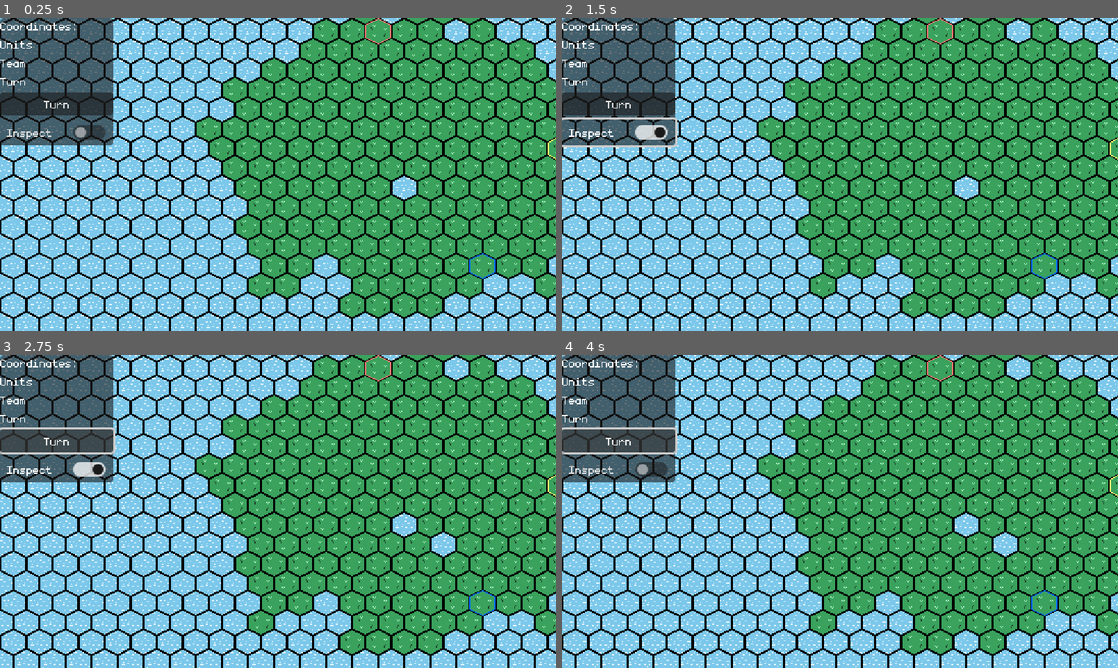
Above: before the commit, frames 1-4 (two rows, left to right).
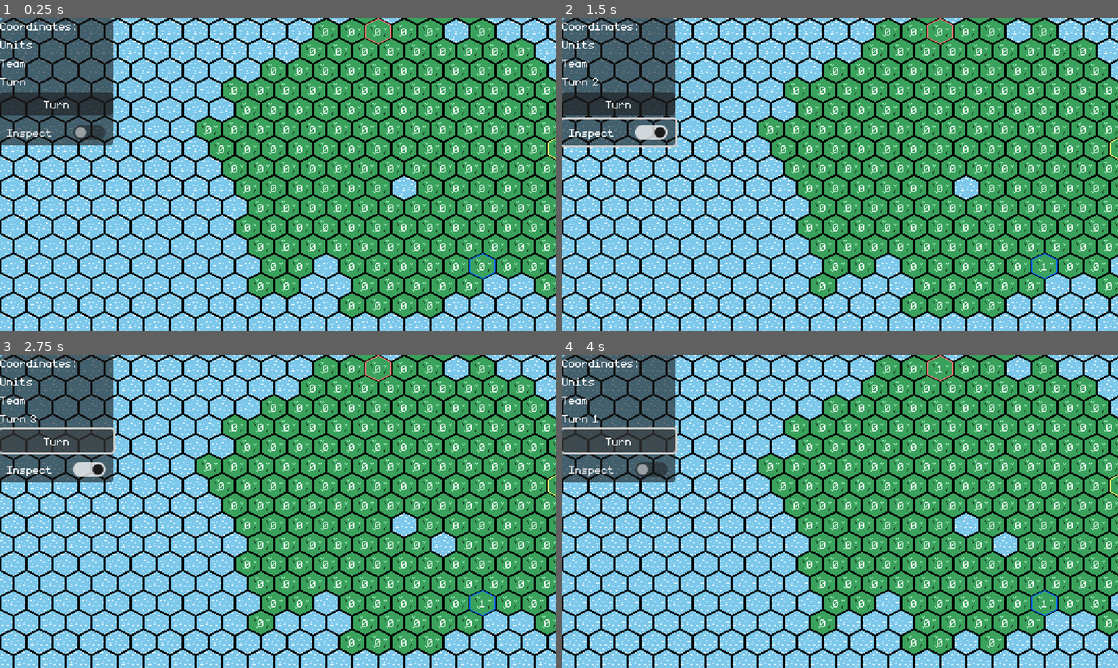
Above: after the commit, the same moments.

Repository: feored/LD54
Game: Godot game, scene res://scenes/main.tscn
Two runs of this game, one before a commit and one after it. Both use one fixed random seed, a clock stepped at 60 frames per second and the inputs below.
Inputs:
- Up to frame 1 (0.25 s): no input
- Up to frame 2 (1.5 s): click "Turn" at 0.5 s; click "Inspect" at 1.25 s
- Up to frame 3 (2.75 s): click "Turn" at 2 s
- Up to frame 4 (4 s): click "Inspect" at 2.75 s; click "Turn" at 3.5 s

The runs differ from the first frame. In frame 1, 2.0% of the frame differs, in the area x 37-99%, y 3-94%; in frame 2, 2.0%; in frame 3, 2.0%; in frame 4, 2.0%.
Error before the commit: Invalid access to property or key 'coords' on a base object of type 'Nil'. (res://scenes/main.gd:72)

Commit message:
integration

Diff:
--- a/scenes/main.gd
+++ b/scenes/main.gd
@@ -51,8 +51,8 @@
 	if (clicked_tile != null && clicked_tile.team == current_team):
 		if (new_clicked_tile.team == current_team):
 			if (clicked_tile.units > 1):
-				new_clicked_tile.units += clicked_tile.units -1
-				clicked_tile.units = 1
+				new_clicked_tile.set_units(new_clicked_tile.units +  clicked_tile.units -1)
+				clicked_tile.set_units(1)
 			else:
 				print("Error: cannot reinforce " + str(new_clicked_tile.coords) + "(" + str(new_clicked_tile.units) +
 				"units). Not enough units currently selected on " + str(clicked_tile.coords) + "( " + str(clicked_tile.units) + " units).")
@@ -62,16 +62,17 @@
 				"units). Not enough units currently selected on " + str(clicked_tile.coords) + "( " + str(clicked_tile.units) + " units).")
 			else:
 				new_clicked_tile.set_team(current_team)
-				new_clicked_tile.units = clicked_tile.units - new_clicked_tile.units - 1
-				clicked_tile.units = 1
+				new_clicked_tile.set_units(clicked_tile.units - new_clicked_tile.units - 1)
+				clicked_tile.set_units(1)
 	clicked_tile = new_clicked_tile
 	update_display()
 
 
 func update_display():
-	coordsLabel.text = str(clicked_tile.coords)
-	unitsLabel.text = str(clicked_tile.units)
-	teamLabel.text = str(clicked_tile.team)
+	if (clicked_tile != null):
+		coordsLabel.text = str(clicked_tile.coords)
+		unitsLabel.text = str(clicked_tile.units)
+		teamLabel.text = str(clicked_tile.team)
 	turnLabel.text = str(self.teams[self.turn])
 
 func next_turn():
@@ -88,4 +89,4 @@
 func generate_units(team):
 	for tile in world.tiles:
 		if world.tiles[tile].team == team:
-			world.tiles[tile].units += 1
+			world.tiles[tile].set_units(world.tiles[tile].units + 1)
--- a/world/tile.gd
+++ b/world/tile.gd
@@ -2,14 +2,7 @@
 
 class_name Tile
 
-var coords: Vector2i = Vector2i(0, 0)
-var team = 0
-var tile_type: int = Constants.TILE_GRASS
-var units: int = 0
-var init_position: Vector2 = Vector2(0, 0)
-
-var borders = Constants.NO_BORDERS.duplicate()
-
+@onready var units_label = $Label
 @onready var border = $border
 @onready var border_objects = {
 	TileSet.CELL_NEIGHBOR_RIGHT_SIDE: $border/east,
@@ -20,6 +13,12 @@
 	TileSet.CELL_NEIGHBOR_TOP_RIGHT_SIDE: $border/northeast
 }
 
+var coords: Vector2i = Vector2i(0, 0)
+var team = 0
+var tile_type: int = Constants.TILE_GRASS
+var units: int = 0
+var init_position: Vector2 = Vector2(0, 0)
+var borders = Constants.NO_BORDERS.duplicate()
 
 func init_cell(
 	init_coords: Vector2,
@@ -44,6 +43,7 @@
 	self.border.modulate = Constants.TEAM_COLORS[team]
 	for b in self.borders.keys():
 		self.border_objects[b].visible = self.borders[b]
+	units_label.set_text(str(self.units))
 
 func set_team(new_team: int):
 	self.team = new_team
@@ -56,3 +56,7 @@
 func set_single_border(border_changed: int , value: bool):
 	self.borders[border_changed] = value
 	self.update_cell()
+
+func set_units(new_units):
+	self.units = new_units
+	self.update_cell()
--- a/world/tile.tscn
+++ b/world/tile.tscn
@@ -15,12 +15,20 @@
 script = ExtResource("2_twet5")
 
 [node name="Label" type="Label" parent="."]
-visible = false
-offset_right = 40.0
-offset_bottom = 23.0
+anchors_preset = 15
+anchor_right = 1.0
+anchor_bottom = 1.0
+offset_left = -12.0
+offset_top = -12.0
+offset_right = -12.0
+offset_bottom = -12.0
+grow_horizontal = 2
+grow_vertical = 2
 theme = ExtResource("3_b2ili")
 theme_override_font_sizes/font_size = 16
-text = "test"
+text = "99"
+horizontal_alignment = 1
+vertical_alignment = 1
 
 [node name="border" type="Node2D" parent="."]
 
Not shown: 1 places in scenes/main.tscn that only renumber resources
Not shown: 1 places in world/tile.tscn that only renumber resources
